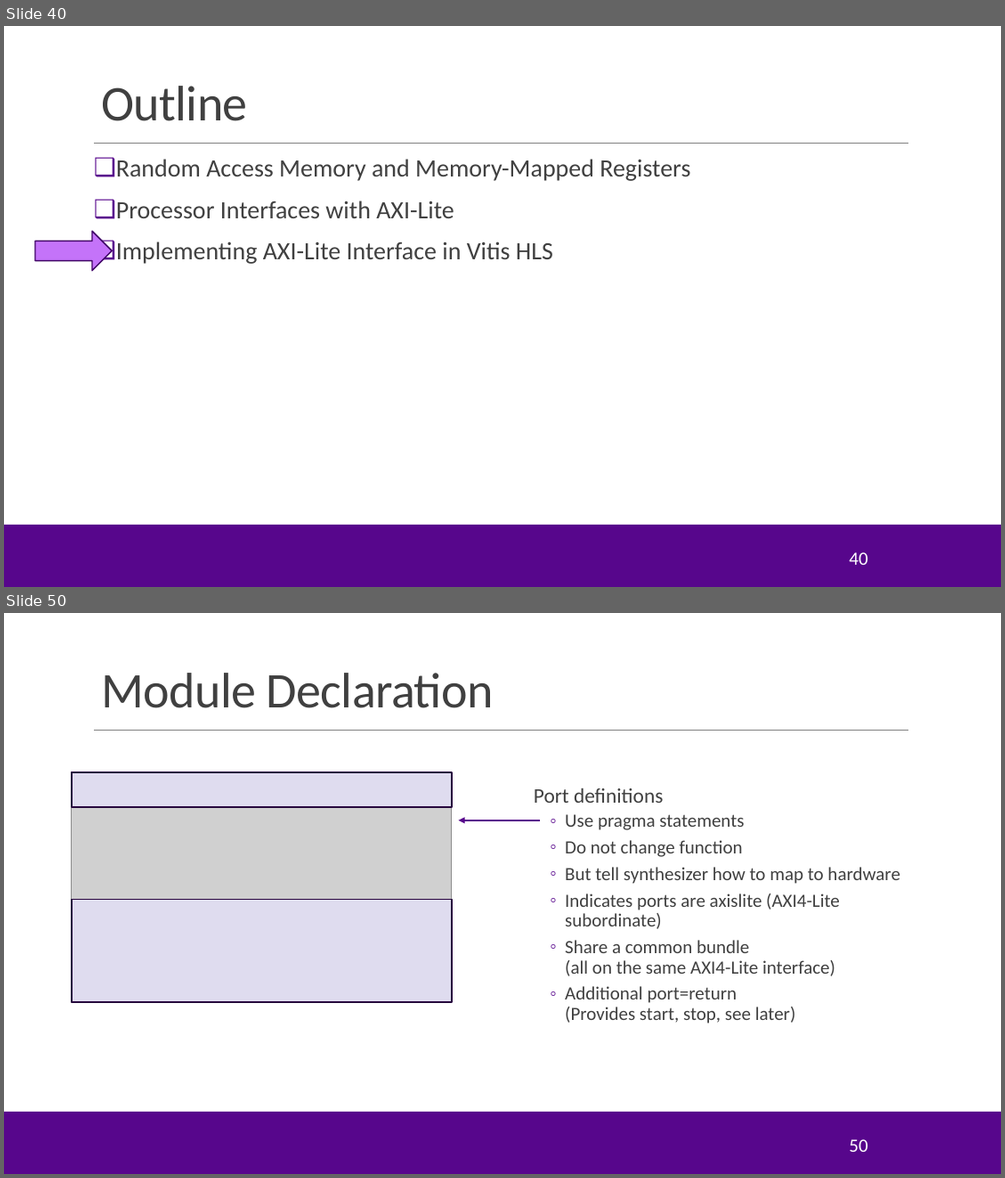
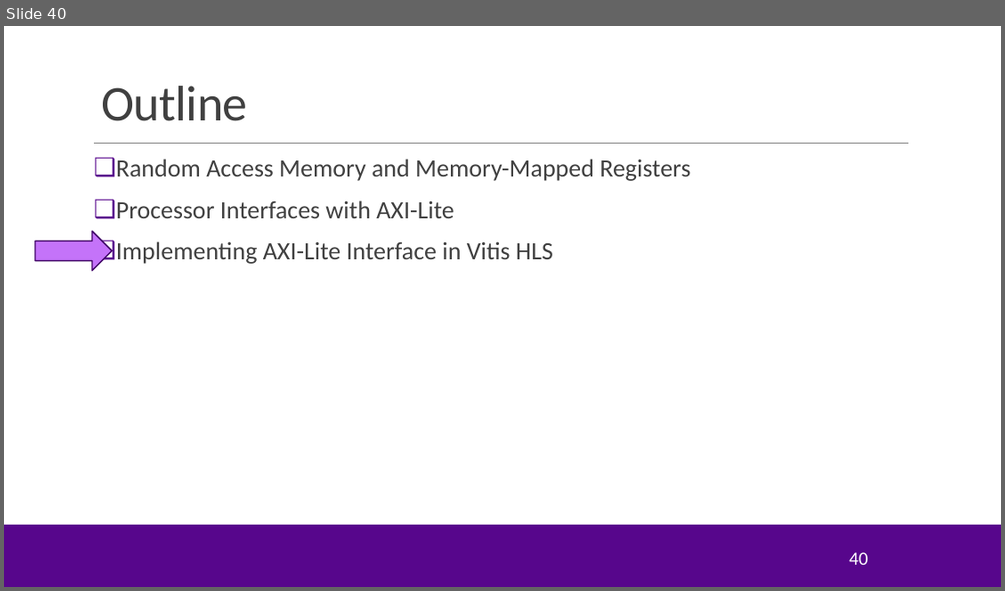
Before and after one commit to sdrangan/hwdesign, a slide deck: units/unit04_procif/procif.pptx. Shown one above the other, each under a label of ours: slides 40 and 50 before the commit, slide 40 after it; the slides between them are not shown. The pictures are 1005x1178 and 1005x591 pixels, drawn with LibreOffice and Linux fonts; fonts in the diff are those of the drawing; grey boxes stand for pictures; background and template pictures are left out. Boxes give left, top, right and bottom in pixels: in the first picture for what was removed or moved away, otherwise in the second. Text is boxed around its words. In the diff, an @@ line names an element or a change of style, - is before the commit and + after.

```diff
--- a/units/unit04_procif/procif.pptx
+++ b/units/unit04_procif/procif.pptx
@@ slide 50 removed at (4, 613, 1001, 1174), background #FFFFFF; not listed: 3 template elements that a slide beside it also shows @@
@@ title removed at (101, 673, 494, 708) @@
-Module Declaration
@@ picture removed at (72, 772, 451, 1002) @@
@@ rectangle removed at (72, 772, 451, 807) @@
@@ text removed at (534, 788, 899, 1023) @@
-Port definitions
-  ◦ Use pragma statements
-  ◦ Do not change function
-  ◦ But tell synthesizer how to map to hardware
-  ◦ Indicates ports are axislite (AXI4-Lite subordinate)
-  ◦ Share a common bundle
-    (all on the same AXI4-Lite interface)
-  ◦ Additional port=return
-    (Provides start, stop, see later)
@@ arrow removed from (540, 820) to (459, 820) @@
@@ rectangle removed at (72, 900, 451, 1003) @@
@@ page number removed at (849, 1139, 867, 1151) @@
-50
```
Also in this commit, not shown: 7 slides changed, 5 slides added, 12 other slides removed, 3 other files.
